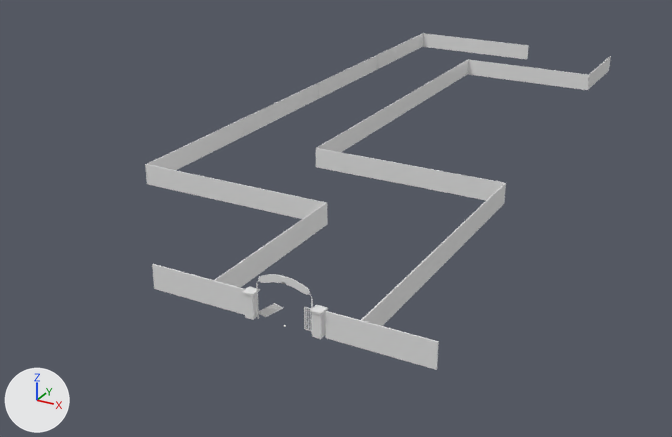
Renders of the FBX model Assets/Art/Models/Environment/GateArea.fbx from each side of a commit.
The view is the same before and after, from a 50 mm lens placed at (566.0, -892.0, 614.0), pointed at (-270.0, 629.0, -146.0). Lighting does not change. The marker at lower left points along +X, +Y and +Z. Where no turn or scale is listed for an object, it has been applied to the vertices.

Before the edit, the objects in view are built like this:
```python
me_cube_003 = bpy.data.meshes.new('Cube.003')
me_cube_003.from_pydata(...)  # 846 vertices, 758 faces; spans x -479.0..214.0, y -8.0..1516.0, z -1.0..73.0
me_cube_003.materials.append(mat_gate)  # white #e7e7e7
ob_gate = bpy.data.objects.new('Gate', me_cube_003)
ob_gate.location = (0.0, 0.0, 0.0)
```
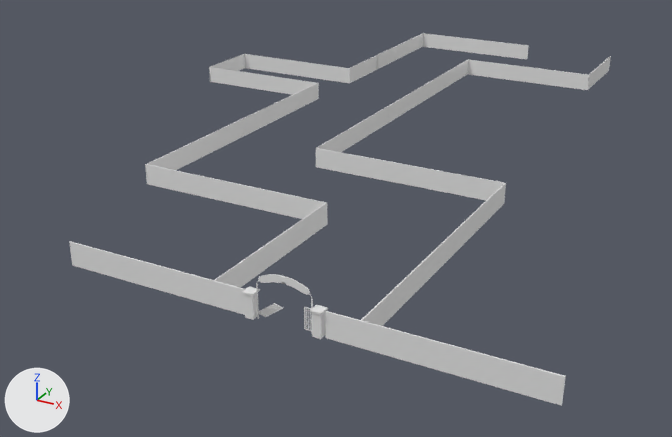
Where the newer file only moved an object's origin or applied its transform, the numbers keep the older frame.

The edits, one by one:
me_cube_003 is used by ob_gate; location (0.0, 0.0, 0.0).
me_cube_003 had 846 vertices, 758 faces and spanned x -479.0..214.0, y -8.0..1516.0, z -1.0..73.0.
me_cube_003 now has 1135 vertices, 1031 faces and spans x -784.0..366.0, y -8.0..1516.0, z 0.0..73.0.
me_cube_003 part 1: the loose piece of 140 vertices spanning x -214.0..-61.0, y -1.0..1.0, z 0.0..38.0 is copied, and the copy is moved by (427.0, 0.0, 0.0); it spans x 214.0..366.0, y -1.0..1.0, z 0.0..38.0.
me_cube_003 part 2: the loose piece of 140 vertices spanning x 61.0..214.0, y -1.0..1.0, z 0.0..38.0 is copied, and the copy is moved by (-427.0, 0.0, 0.0); it spans x -366.0..-214.0, y -1.0..1.0, z 0.0..38.0.
Part 3, on me_cube_003:
4 faces are deleted.
11 vertices are added at x -784.0..-477.0, y 920.0..1074.0, z 0.0..38.0.
6 new vertices lie (0.0, 0.0, 38.0) away from vertices in x -784.0..-477.0, y 920.0..1073.0, z 0.0.
7 new faces join them.

Pixel boxes [x1, y1, x2, y2] of what changed, in the pictures (672 x 437 px):
'Gate', reshaped (16% wider, 11% taller)
    before: [145, 33, 611, 370]
    after: [69, 33, 611, 406]
part 1 of me_cube_003, added
    after: [437, 342, 566, 406]
part 2 of me_cube_003, added
    after: [69, 241, 154, 289]
part 3 of me_cube_003, built on
    before: [318, 55, 378, 99]
    after: [209, 54, 378, 95]
